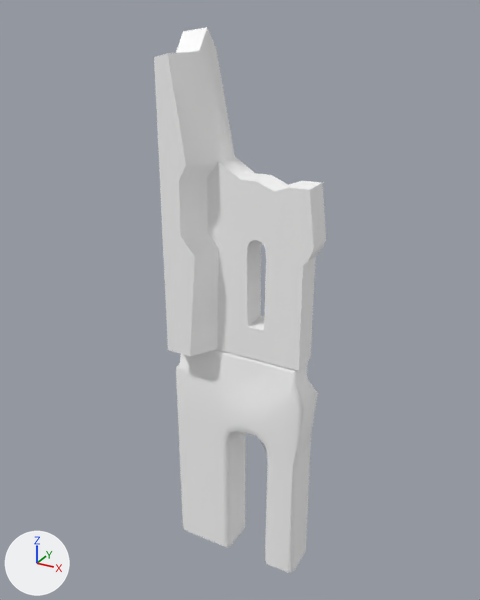
Renders of the glTF model EverythingLibraryBrowser/models/buildings/buildings-ruins-cathedralruins/buildings-ruins-cathedralruins_v10.glb from each side of a commit.
The view is the same before and after, from a camera (50 mm lens) standing at (11.3, -20.9, 22.5) and looking at (-0.4, 0.3, 11.9). Every picture has the same lights, and +X, +Y and +Z are marked at lower left. The picture after the commit comes second. Vertices at exactly the same position are counted once.

In view in the first picture: 'CathedralRuins_v10'.
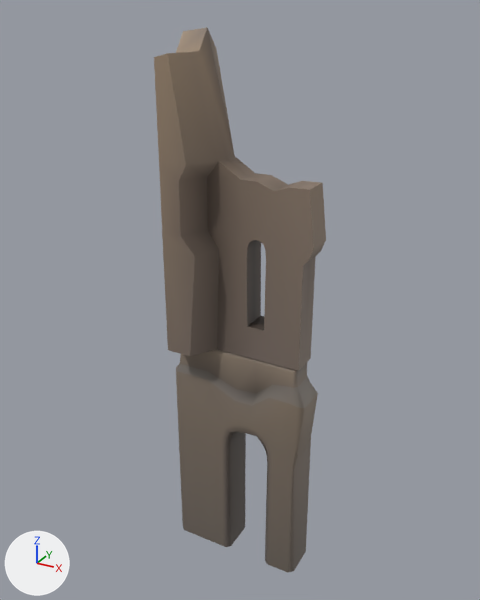
The newer file is also turned or shifted as a whole; pictures and numbers use the older file's frame.

Where the change shows, as pixel boxes (x1, y1, x2, y2) in the pictures (480 x 600 px):
part 1 of me_mesh_412, recoloured (white to brown)
    both: (154, 27, 326, 573)

The change, as a list of edits to the scene's bpy script:
```text
Change me_mesh_412:
    where me_mesh_412.from_pydata(...)  # 295 vertices, 586 faces; spans x -3.0..3.0, y -1.6..1.6, z 0.0..21.8
    used by ob_cathedralruins_v10; location = (0.0, 0.0, 0.0)
    me_mesh_412 part 1: 586 faces centred in x -3.0..2.9, y -1.6..1.6, z 0.0..21.5 are repainted in the vertex colours; the middle colour goes from white #ffffff to brown #7e7165
```
